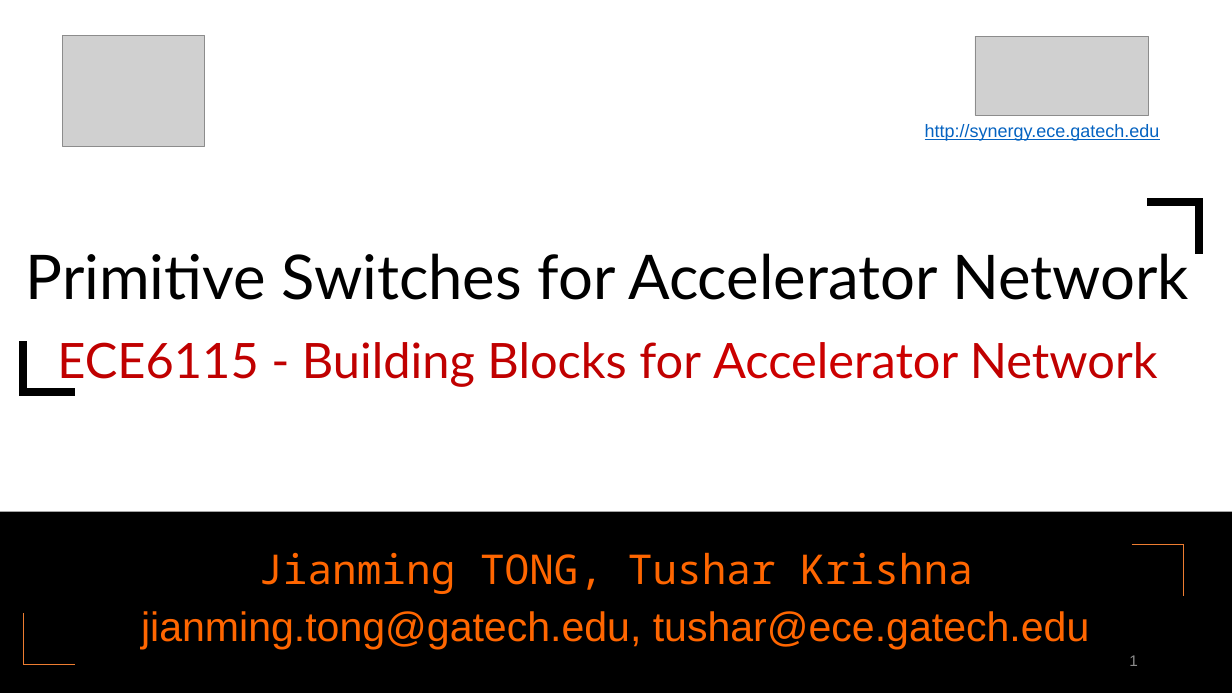
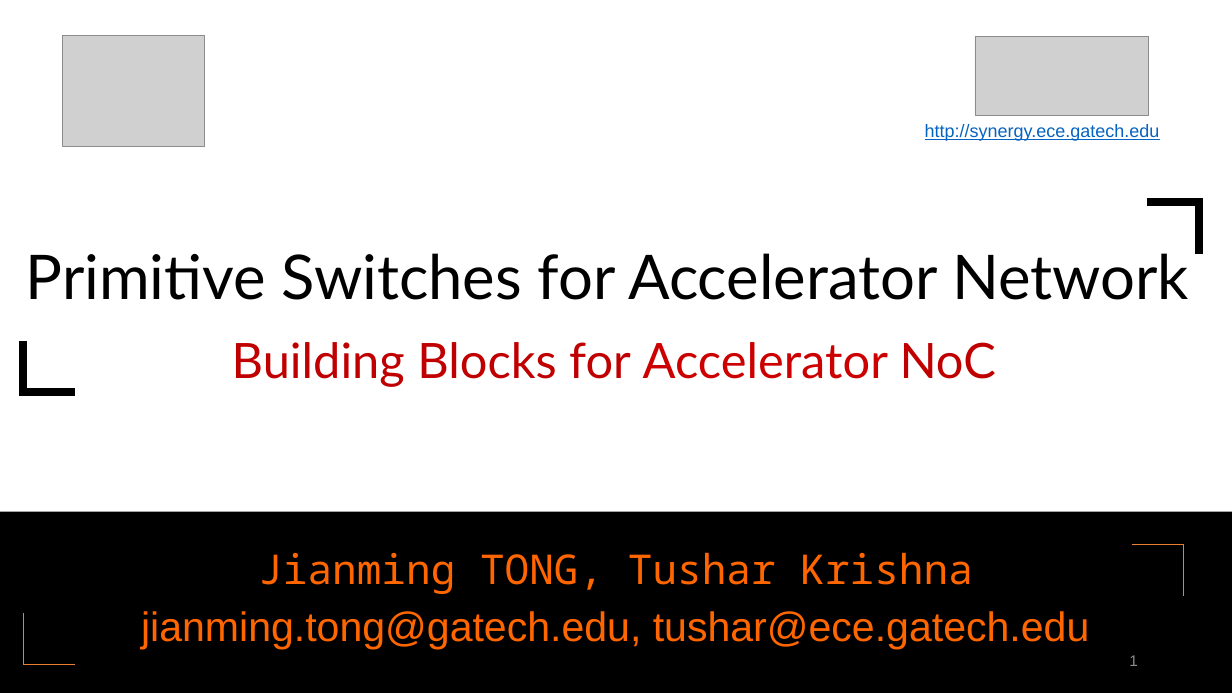
Before and after one commit to georgia-tech-synergy-lab/AcceleratorNoC, a slide deck: slide 1 of RTL_MicroSwitches_Jianming.pptx. Drawn at 1232x693 pixels with LibreOffice and Linux fonts; fonts in the diff are those of the drawing; grey boxes stand for pictures. Boxes give left, top, right and bottom in pixels: in the first picture for what was removed or moved away, otherwise in the second. Text is boxed around its words. In the diff, an @@ line names an element or a change of style, - is before the commit and + after.

```diff
--- a/RTL_MicroSwitches_Jianming.pptx
+++ b/RTL_MicroSwitches_Jianming.pptx
@@ title at (x1=26, y1=253, x2=1189, y2=387): text changed; size 38 to 48 pt @@
-Primitive Switches for Accelerator Network
-ECE6115 - Building Blocks for Accelerator Network
+Primitive Switches for Accelerator Network
+Building Blocks for Accelerator NoC
```
Also in this commit, not shown: 20 other files.
